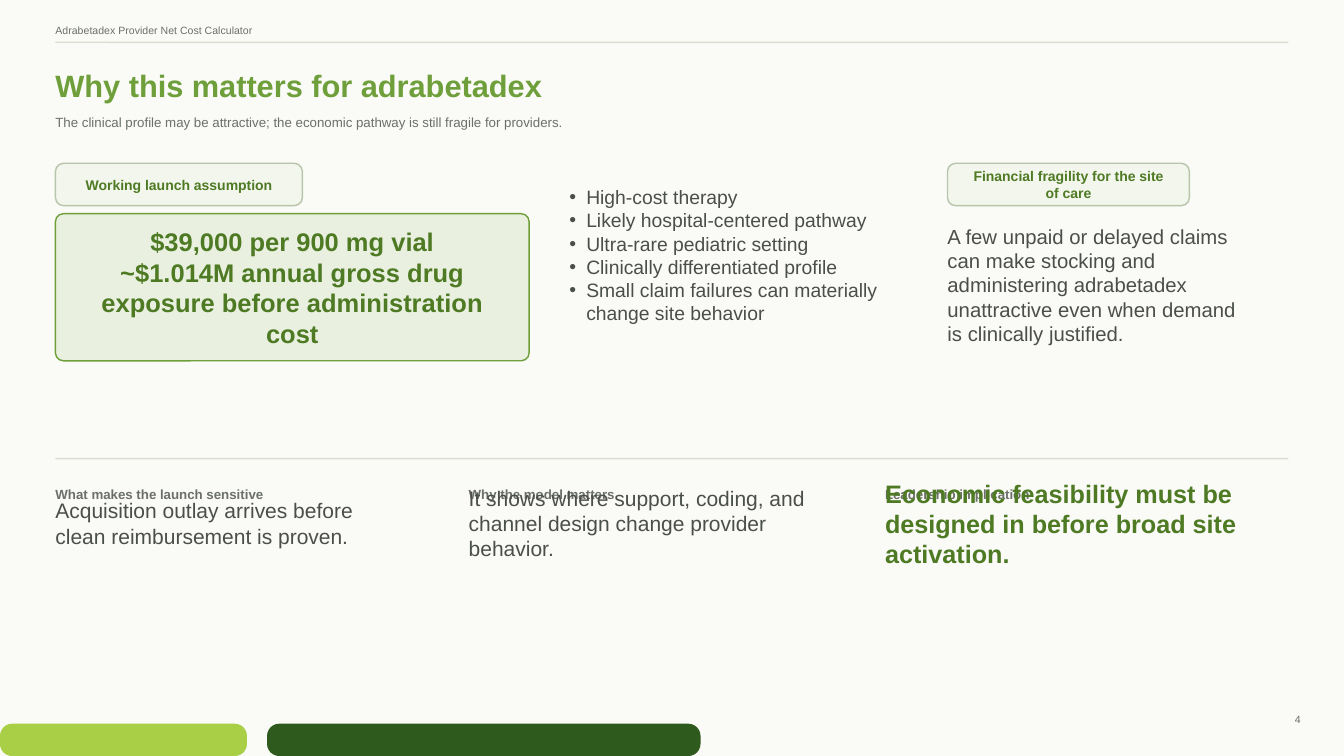
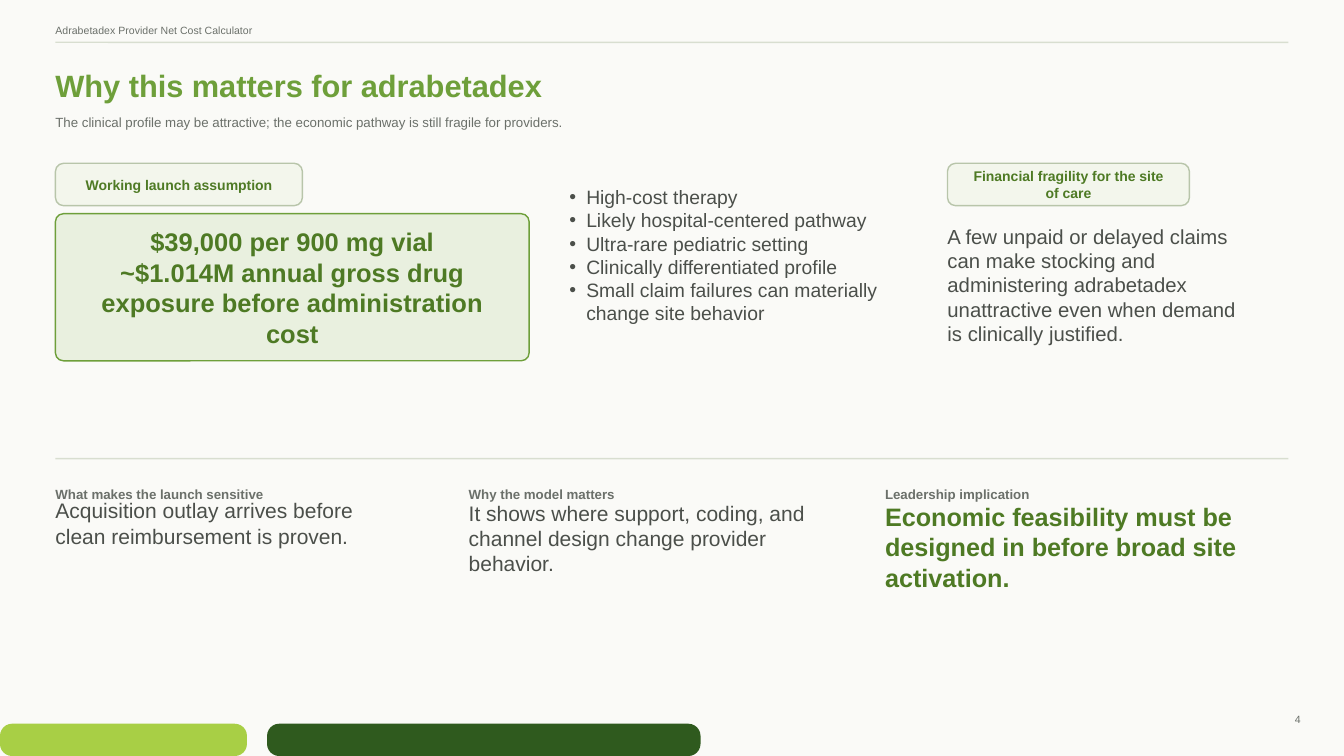
Before and after one commit to js0094q/jlpolicyconsulting, a slide deck: slide 4 of deliverables/adrabetadex_provider_net_cost_calculator.pptx. Drawn at 1344x756 pixels with LibreOffice and Linux fonts; fonts in the diff are those of the drawing. Boxes give left, top, right and bottom in pixels: in the first picture for what was removed or moved away, otherwise in the second. Text is boxed around its words. In the diff, an @@ line names an element or a change of style, - is before the commit and + after.

```diff
--- a/deliverables/adrabetadex_provider_net_cost_calculator.pptx
+++ b/deliverables/adrabetadex_provider_net_cost_calculator.pptx
@@ text "It shows where support, coding, ...": place and size @@
-text "It shows where support, coding, ..." at box(469, 489, 804, 556)
+text "It shows where support, coding, ..." at box(469, 506, 804, 571)
@@ text "Economic feasibility must be designed ...": place and size @@
-text "Economic feasibility must be designed ..." at box(885, 484, 1236, 564)
+text "Economic feasibility must be designed ..." at box(885, 507, 1236, 588)
```
Also in this commit, not shown: 3 other slides changed, 1 other file.
